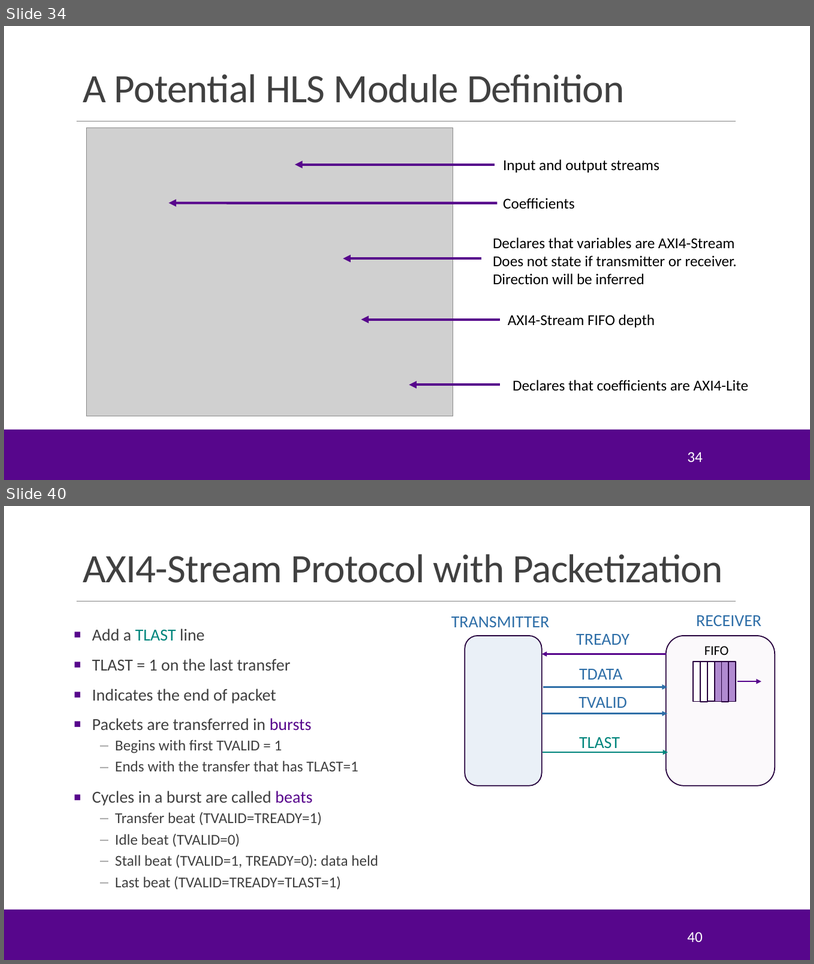
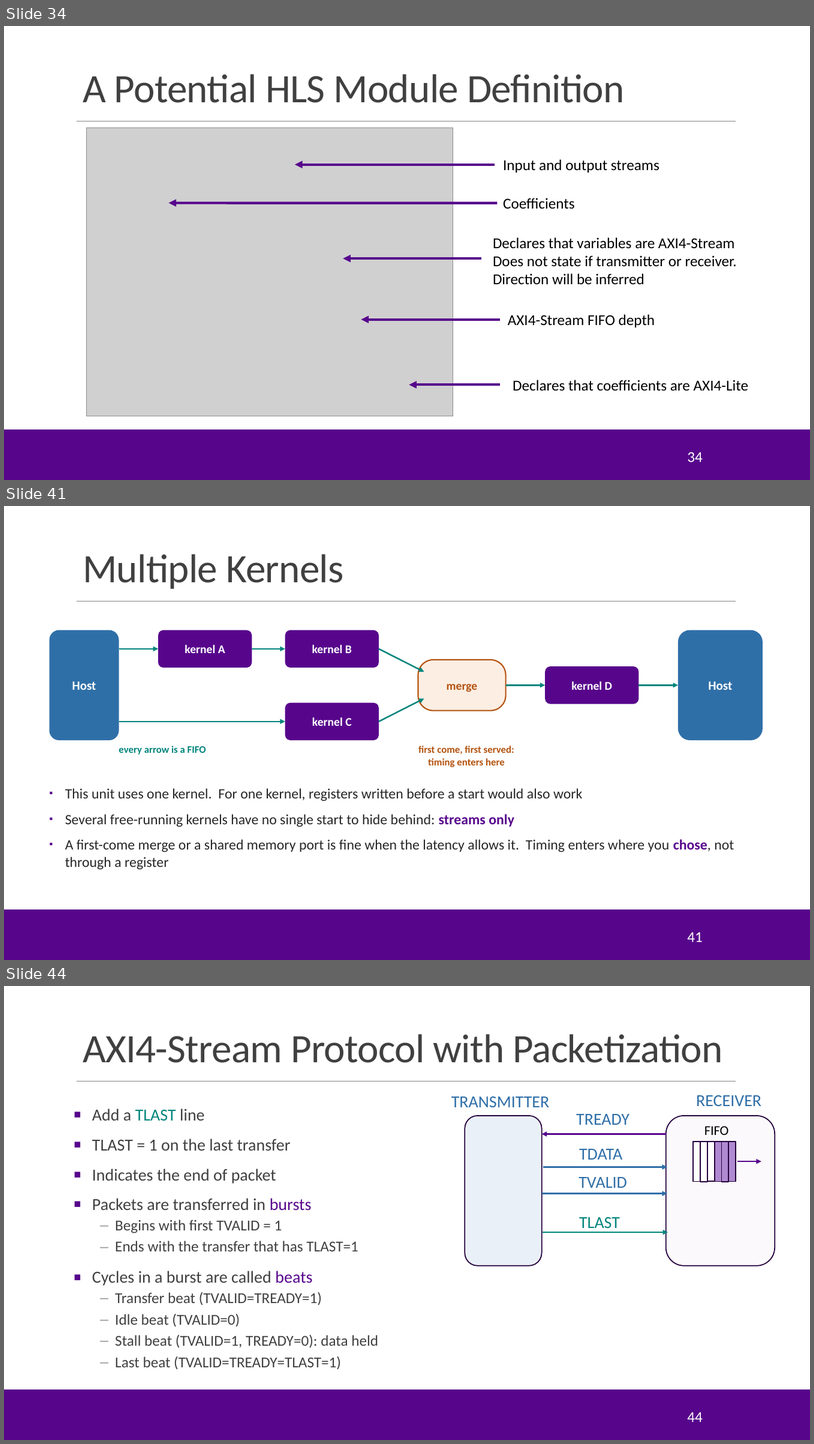
Before and after one commit to sdrangan/hwdesign, a slide deck: units/unit05_fifo/fifo.pptx. Shown one above the other, each under a label of ours: slides 34 and 40 before the commit, slides 34, 41 and 44 after it; the slides between them are not shown. The pictures are 814x964 and 814x1444 pixels, drawn with LibreOffice and Linux fonts; fonts in the diff are those of the drawing; grey boxes stand for pictures; background and template pictures are left out. Boxes give left, top, right and bottom in pixels: in the first picture for what was removed or moved away, otherwise in the second. Text is boxed around its words. In the diff, an @@ line names an element or a change of style, - is before the commit and + after.

```diff
--- a/units/unit05_fifo/fifo.pptx
+++ b/units/unit05_fifo/fifo.pptx
@@ slide 41 added at <box>4,506,810,960</box>, background #FFFFFF; not listed: 3 template elements that a slide beside it also shows @@
@@ title added at <box>83,554,344,589</box>, 48 pt, text #404040 @@
+Multiple Kernels
@@ rounded rectangle added at <box>50,630,119,740</box>, fill #2F6FA8, 15 pt, text #FFFFFF, bold @@
+Host
@@ rounded rectangle added at <box>158,630,252,667</box>, fill #57068C, 14 pt, text #FFFFFF, bold @@
+kernel A
@@ rounded rectangle added at <box>285,630,379,667</box>, fill #57068C, 14 pt, text #FFFFFF, bold @@
+kernel B
@@ rounded rectangle added at <box>678,630,763,740</box>, fill #2F6FA8, 15 pt, text #FFFFFF, bold @@
+Host
@@ arrow added from (119, 649) to (158, 649), #00857C 1.75 pt @@
@@ arrow added from (252, 649) to (285, 649), #00857C 1.75 pt @@
@@ arrow added from (379, 649) to (425, 672), #00857C 1.75 pt @@
@@ rounded rectangle added at <box>419,660,506,711</box>, fill #FCEEE3, outline #B4530F 1.5 pt, 14 pt, text #B4530F, bold @@
+merge
@@ rounded rectangle added at <box>545,666,639,704</box>, fill #57068C, 14 pt, text #FFFFFF, bold @@
+kernel D
@@ arrow added from (506, 685) to (545, 685), #00857C 1.75 pt @@
@@ arrow added from (639, 685) to (678, 685), #00857C 1.75 pt @@
@@ rounded rectangle added at <box>285,703,379,740</box>, fill #57068C, 14 pt, text #FFFFFF, bold @@
+kernel C
@@ arrow added from (379, 721) to (425, 699), #00857C 1.75 pt @@
@@ arrow added from (119, 721) to (285, 721), #00857C 1.75 pt @@
@@ text added at <box>119,745,206,754</box>, 12 pt, text #00857C, bold @@
+every arrow is a FIFO
@@ text added at <box>419,745,515,767</box>, 12 pt, text #B4530F, bold @@
+first come, first served:
+timing enters here
@@ text added at <box>65,788,734,869</box>, 17 pt, text #262626 @@
+▪ This unit uses one kernel. For one kernel, registers written before a start would also work
+▪ Several free-running kernels have no single start to hide behind: streams only
+▪ A first-come merge or a shared memory port is fine when the latency allows it. Timing enters where you chose, not through a register
@@ page number added at <box>687,931,703,942</box>, 18 pt, text #FFFFFF @@
+41
@@ what was slide 40 is now slide 44 @@
@@ page number at <box>687,1411,703,1422</box>: text changed @@
-40
+44
```
Also in this commit, not shown: 9 slides changed, 8 other slides added, 4 slides removed, 1 other file.
